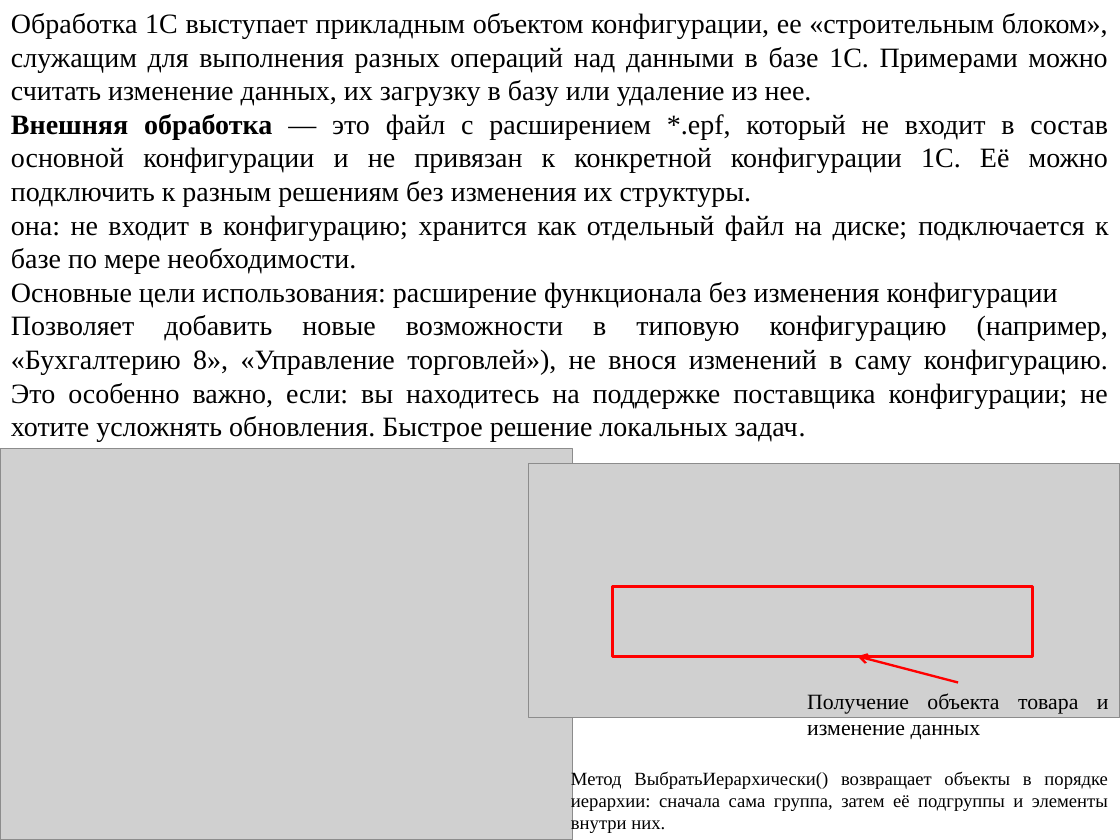
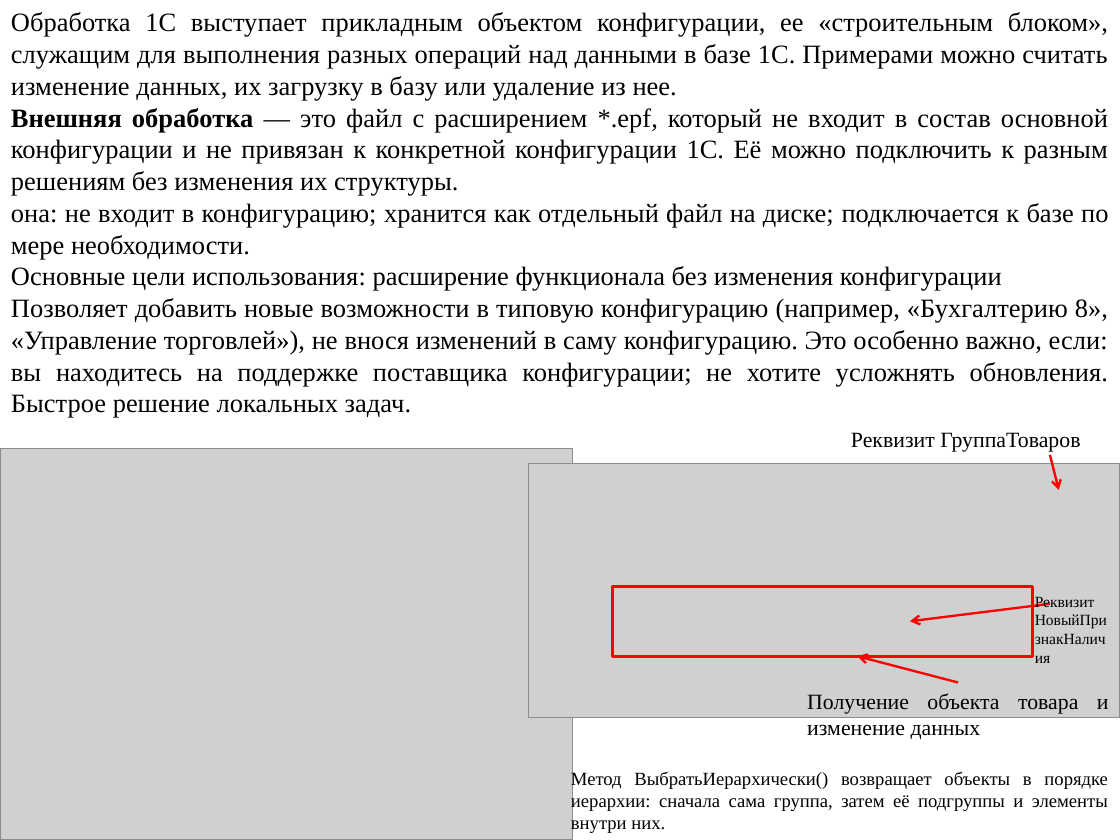
Before and after one commit to mbdatateach/site, a slide deck: slide 7 of 1С_Предприятие/практика 3.pptx. Drawn at 1120x840 pixels with LibreOffice and Linux fonts; fonts in the diff are those of the drawing; grey boxes stand for pictures. Boxes give left, top, right and bottom in pixels: in the first picture for what was removed or moved away, otherwise in the second. Text is boxed around its words. In the diff, an @@ line names an element or a change of style, - is before the commit and + after.

```diff
--- a/1С_Предприятие/практика 3.pptx
+++ b/1С_Предприятие/практика 3.pptx
@@ text "Обработка 1С выступает прикладным объектом ..." at box(11, 12, 1108, 418): size 18 to 17 pt @@
@@ text added at box(851, 432, 1080, 452), 14 pt, text #000000 @@
+Реквизит ГруппаТоваров
@@ arrow added from (1051, 455) to (1058, 491), #FF0000 1.5 pt @@
@@ text added at box(1035, 596, 1095, 607), 10 pt, text #000000 @@
+Реквизит НовыйПризнакНаличия
@@ arrow added from (1051, 604) to (911, 622), #FF0000 1.5 pt @@
```
Also in this commit, not shown: 1 other slide changed, 14 other files.
